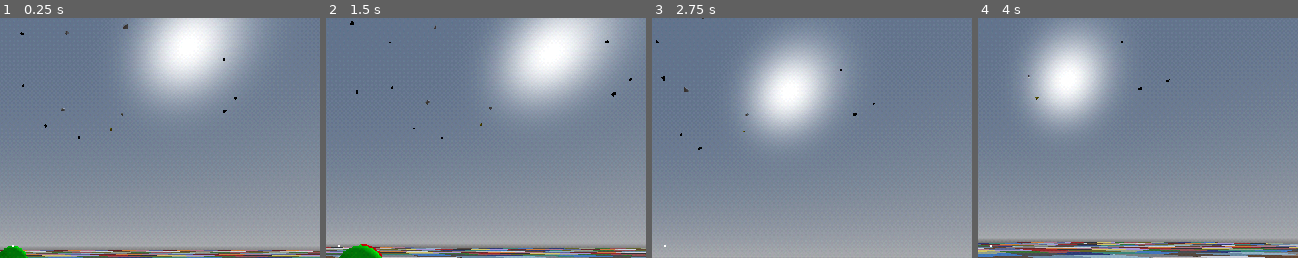
Above: before the commit, frames 1-4 (left to right).
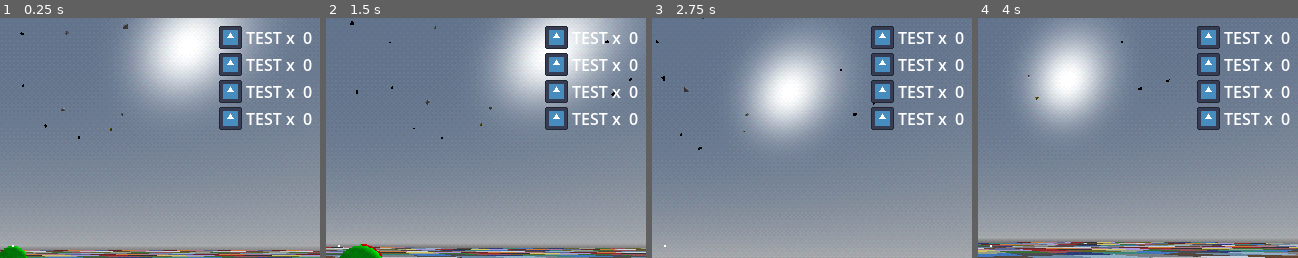
Above: after the commit, the same moments.

Repository: LeadCreep/hunt-boids
Game: Godot game, scene res://scenes/main.tscn
The game is run twice, just before and just after one commit, with the same random seed, the same clock (stepped at 60 frames per second) and the same inputs. The engine's default icon, where the game draws it, is replaced by a stand-in: a white triangle on a blue panel in a dark square.
Inputs (mouse positions are % of the whole screen's width and height, from its top left):
- Up to frame 1 (0.25 s): no input
- Up to frame 2 (1.5 s): tap Enter (ui_accept) at 0.5, 0.77 s; move the mouse to (55, 50) at 0.52 s; press the mouse at (55, 50) at 0.53 s; hold W (up) from 0.53 s (still down); move the mouse to (45, 50) at 1.27 s; release the mouse at (45, 50) at 1.28 s; tap Shift (sprint) at 1.35 s
- Up to frame 3 (2.75 s): keep holding W (up); tap Enter (ui_accept) at 1.52 s; move the mouse to (52, 48) at 2.02 s; press the mouse at (52, 48) at 2.03 s
- Up to frame 4 (4 s): keep holding W (up); move the mouse to (49, 52) at 2.77 s; release the mouse at (49, 52) at 2.78 s; tap Shift (sprint) at 2.85 s; tap Enter (ui_accept) at 3.02, 3.77 s; move the mouse to (58, 51) at 3.52 s; press the mouse at (58, 51) at 3.53 s
The pictures show only the part of the screen within x 48-98%, y 2-52%; the shares and areas given below are measured in that part.

The runs differ from the first frame. In frame 1, 4.4% of the frame differs, in the area x 68-98%, y 3-47%; in frame 2, 4.2%; in frame 3, 4.4%; in frame 4, 4.4%.

Commit message:
Separate Scene for UI + Inventory Base

Diff:
--- a/scenes/main.tscn
+++ b/scenes/main.tscn
@@ -1,6 +1,7 @@
 [gd_scene format=3 uid="uid://bf5imta3gul1s"]
 
 [ext_resource type="Shader" uid="uid://d2uodu1xq8wop" path="res://shaders/ps1_models.gdshader" id="2_lquwl"]
+[ext_resource type="PackedScene" uid="uid://de8h4rjndl85e" path="res://scenes/ui.tscn" id="2_tefeu"]
 [ext_resource type="Texture2D" uid="uid://pdxdnnima5k2" path="res://models/b92e41cf38004bf48e965053ffac8cee_RGB_Texture_512.png" id="3_7mycd"]
 [ext_resource type="Shader" uid="uid://bjrjtcf4r1cuc" path="res://shaders/ps1_post_process.gdshader" id="3_h2yge"]
 [ext_resource type="PackedScene" uid="uid://7imd6lg50yim" path="res://prefabs/player/player.tscn" id="4_jyhfs"]
@@ -94,31 +95,7 @@
 grow_vertical = 2
 mouse_filter = 1
 
-[node name="UI" type="Control" parent="CanvasLayer" unique_id=1203576522]
-layout_mode = 3
-anchors_preset = 15
-anchor_right = 1.0
-anchor_bottom = 1.0
-grow_horizontal = 2
-grow_vertical = 2
-size_flags_horizontal = 4
-size_flags_vertical = 4
-mouse_filter = 1
-
-[node name="Crossair" type="ColorRect" parent="CanvasLayer/UI" unique_id=711204750]
-layout_mode = 1
-anchors_preset = 8
-anchor_left = 0.5
-anchor_top = 0.5
-anchor_right = 0.5
-anchor_bottom = 0.5
-offset_left = -1.0
-offset_top = -1.0
-offset_right = 1.0
-offset_bottom = 1.0
-grow_horizontal = 2
-grow_vertical = 2
-mouse_filter = 1
+[node name="UI" parent="CanvasLayer" unique_id=1975649066 instance=ExtResource("2_tefeu")]
 
 [node name="World" type="Node3D" parent="." unique_id=926616253]
 
--- /dev/null
+++ b/scenes/ui.tscn
@@ -0,0 +1,108 @@
+[gd_scene format=3 uid="uid://de8h4rjndl85e"]
+
+[ext_resource type="Texture2D" uid="uid://dptk1e47lkvpd" path="res://icon.svg" id="1_nt7q6"]
+
+[node name="UI" type="Control" unique_id=1975649066]
+layout_mode = 3
+anchors_preset = 15
+anchor_right = 1.0
+anchor_bottom = 1.0
+grow_horizontal = 2
+grow_vertical = 2
+size_flags_horizontal = 4
+size_flags_vertical = 4
+mouse_filter = 1
+
+[node name="Crossair" type="ColorRect" parent="." unique_id=1821376237]
+layout_mode = 1
+anchors_preset = 8
+anchor_left = 0.5
+anchor_top = 0.5
+anchor_right = 0.5
+anchor_bottom = 0.5
+offset_left = -1.0
+offset_top = -1.0
+offset_right = 1.0
+offset_bottom = 1.0
+grow_horizontal = 2
+grow_vertical = 2
+mouse_filter = 1
+
+[node name="Inventory" type="VBoxContainer" parent="." unique_id=1466626622]
+layout_mode = 1
+anchors_preset = 1
+anchor_left = 1.0
+anchor_right = 1.0
+offset_left = -140.0
+offset_top = 20.0
+offset_right = -20.0
+offset_bottom = 220.0
+grow_horizontal = 0
+
+[node name="InventorySlot" type="HBoxContainer" parent="Inventory" unique_id=748437382]
+layout_mode = 2
+alignment = 2
+
+[node name="SlotImage" type="TextureRect" parent="Inventory/InventorySlot" unique_id=1571476825]
+layout_mode = 2
+texture = ExtResource("1_nt7q6")
+expand_mode = 2
+
+[node name="SlotName" type="Label" parent="Inventory/InventorySlot" unique_id=1053905262]
+layout_mode = 2
+text = "TEST x "
+
+[node name="SlotCount" type="Label" parent="Inventory/InventorySlot" unique_id=1075383052]
+layout_mode = 2
+text = "0"
+
+[node name="InventorySlot2" type="HBoxContainer" parent="Inventory" unique_id=226824556]
+layout_mode = 2
+alignment = 2
+
+[node name="SlotImage" type="TextureRect" parent="Inventory/InventorySlot2" unique_id=1599213288]
+layout_mode = 2
+texture = ExtResource("1_nt7q6")
+expand_mode = 2
+
+[node name="SlotName" type="Label" parent="Inventory/InventorySlot2" unique_id=551017275]
+layout_mode = 2
+text = "TEST x "
+
+[node name="SlotCount" type="Label" parent="Inventory/InventorySlot2" unique_id=1851952359]
+layout_mode = 2
+text = "0"
+
+[node name="InventorySlot3" type="HBoxContainer" parent="Inventory" unique_id=1329354776]
+layout_mode = 2
+alignment = 2
+
+[node name="SlotImage" type="TextureRect" parent="Inventory/InventorySlot3" unique_id=1808855414]
+layout_mode = 2
+texture = ExtResource("1_nt7q6")
+expand_mode = 2
+
+[node name="SlotName" type="Label" parent="Inventory/InventorySlot3" unique_id=783683342]
+layout_mode = 2
+text = "TEST x "
+
+[node name="SlotCount" type="Label" parent="Inventory/InventorySlot3" unique_id=736773326]
+layout_mode = 2
+text = "0"
+
+[node name="InventorySlot4" type="HBoxContainer" parent="Inventory" unique_id=1126353560]
+layout_mode = 2
+alignment = 2
+
+[node name="SlotImage" type="TextureRect" parent="Inventory/InventorySlot4" unique_id=896348357]
+layout_mode = 2
+texture = ExtResource("1_nt7q6")
+expand_mode = 2
+
+[node name="SlotName" type="Label" parent="Inventory/InventorySlot4" unique_id=1995780633]
+layout_mode = 2
+text = "TEST x "
+
+[node name="SlotCount" type="Label" parent="Inventory/InventorySlot4" unique_id=976840564]
+layout_mode = 2
+text = "0"
